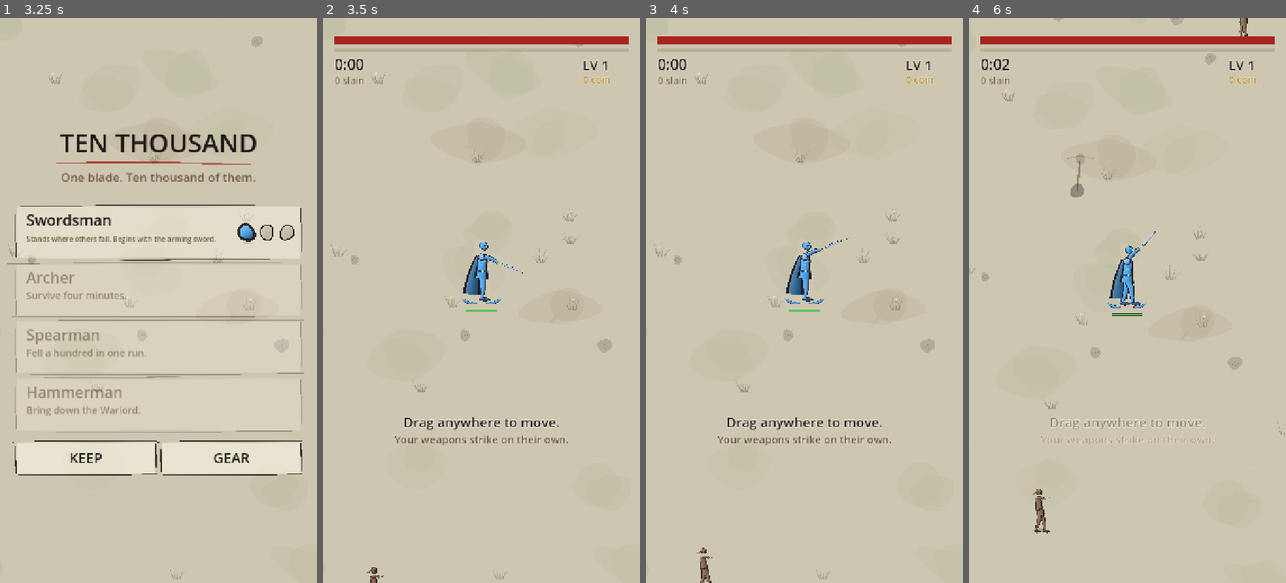
Above: before the commit, frames 1-4 (left to right).
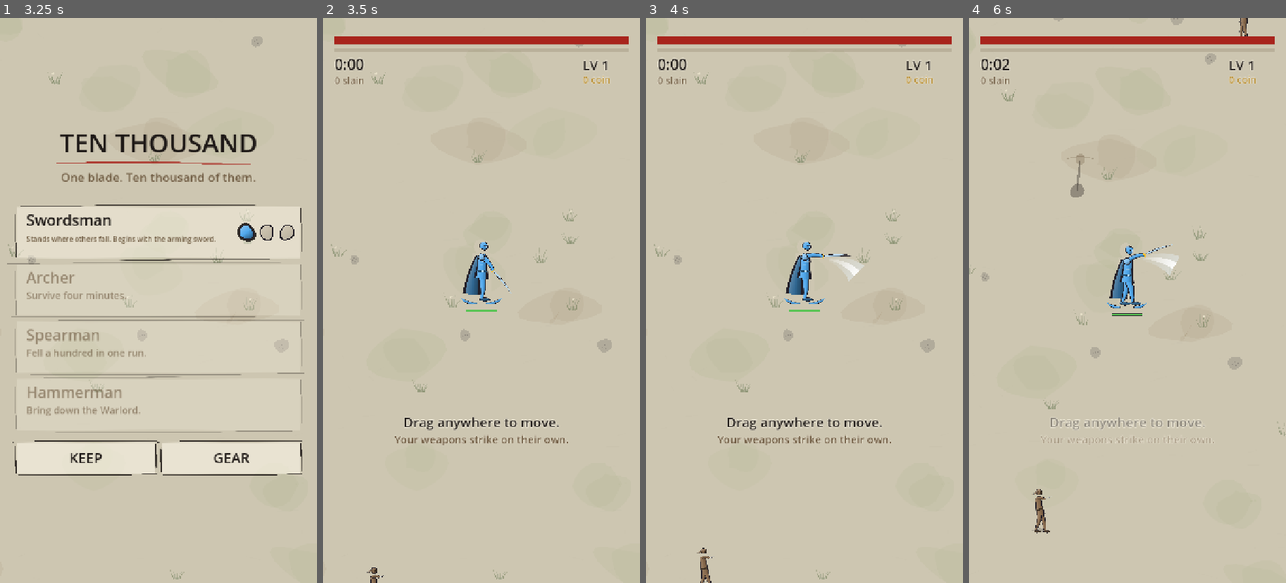
Above: after the commit, the same moments.

Repository: davidknollcsgo-collab/Kartengame
Game: Godot game, scene res://scenes/gefecht.tscn
The game is run twice, just before and just after one commit, with the same random seed, the same clock (stepped at 60 frames per second) and the same inputs.
Inputs (mouse positions are in pixels of both pictures, inside the frame that each line leads up to):
- Up to frame 1 (3.25 s): tap Enter at 0.5, 2 s; drag from (158, 300) to (190, 176) at 0.52 s; tap Space at 1.25, 2.75 s; drag from (95, 328) to (142, 413) at 1.27 s; move the mouse to (190, 176) at 2.02 s; click (190, 176) at 2.17 s; drag from (142, 413) to (63, 215) at 2.77 s
- Up to frame 2 (3.5 s): no input
- Up to frame 3 (4 s): move the mouse to (899, 385) at 3.52 s; click (899, 385) at 3.67 s
- Up to frame 4 (6 s): drag from (1032, 215) to (1079, 159) at 4.27 s; move the mouse to (1143, 300) at 5.02 s; click (1143, 300) at 5.17 s; drag from (1079, 159) to (1064, 328) at 5.77 s

Frame 1 is identical in both runs. In frame 2, 0.1% of the frame differs, in the area x 50-65%, y 41-49%; in frame 3, 0.3%, in the area x 50-69%, y 38-47%; in frame 4, 0.3%.

Commit message:
Angriffe sieht man: Schlagbilder, Geschosse mit Form, Flegel mit Kette
Schwert, Speer und Hammer trafen unsichtbar, Bolzen und Axt waren
derselbe Strich, und die Waffe in der Hand wackelte im Sinustakt.

* Vorfall.SCHLAG trägt die Richtung des Schlags (Kern liest sie nie).
* Schlagbilder in Richtung, Weite und Breite des Gefechts: Sichel des
  Schwerts (Stahl mit hellem Kern), Stoß des Speers, Bodenwelle des
  Hammers in Erde mit Splittern - nicht in Zinnober.
* Bolzen mit Schaft, Spitze und Befiederung; Axt als drehendes Blatt am
  Stiel; feindliche Bolzen bleiben Zinnober mit langem Schweif.
* Flegel: Kettenglieder, Stacheln, eine Spur hinter dem Kopf.
* Die Waffe in der Hand zieht beim Schlag einmal durch und ruht sonst.

Geprüft mit künstlich langen Schlagbildern im Schuss; Startlauf sauber.

Co-Authored-By: Claude Opus 5.5 <noreply@anthropic.com>
Claude-Session: https://claude.ai/code/session_0131VR1KmMqgfNf9f4WYuYp4

Diff:
--- a/scripts/kern/gefecht.gd
+++ b/scripts/kern/gefecht.gd
@@ -772,7 +772,12 @@
                 var teil := 0.0 if zahl <= 1 else (float(i) / float(zahl - 1) - 0.5)
                 g.richtung = Vector2.RIGHT.rotated(mitte + teil * spanne)
             s.geschosse.append(g)
-        s.vorfaelle.append([Vorfall.SCHLAG, w])
+        # Die Richtung reist mit: das Bild zeigt den Schlag dorthin, wo er
+        # gerechnet wurde. Das Gefecht selbst liest sie nie.
+        var richtung := s.blick
+        if not ziele.is_empty():
+            richtung = (ziele[0].ort - s.ort).normalized()
+        s.vorfaelle.append([Vorfall.SCHLAG, w, richtung])
         return
 
     # **Sofortwaffen zielen auf den Naechsten, nicht in die Laufrichtung.**
@@ -844,7 +849,7 @@
             continue
         _treffe(s, f, schaden, zu.normalized())
         traf = true
-    s.vorfaelle.append([Vorfall.SCHLAG, w])
+    s.vorfaelle.append([Vorfall.SCHLAG, w, mitte])
     if traf:
         s.vorfaelle.append([Vorfall.TREFFER, w])
 
--- a/scripts/spiel/zug_lauf.gd
+++ b/scripts/spiel/zug_lauf.gd
@@ -53,6 +53,17 @@
 var _jetzt := Vector2.ZERO
 
 var _funken: Array = []
+## **Schlagbilder.** Schwert, Speer und Hammer trafen unsichtbar: man hoerte
+## einen Hieb und sah ein Ziel aufblitzen, aber keinen Schlag. Jeder Schlag
+## hinterlaesst jetzt fuer einen Augenblick seine Form - die Sichel des
+## Schwerts, den Stoss des Speers, die Bodenwelle des Hammers -, in genau
+## der Richtung, Weite und Breite, in der das Gefecht ihn gerechnet hat.
+var _hiebe: Array = []
+## Wie lange ein Schlagbild steht, je Waffe (`Waffen.Art`).
+const HIEB_DAUER: PackedFloat32Array = [0.20, 0.16, 0.0, 0.0, 0.34, 0.0]
+## Wohin und wann der letzte Schlag ging - die Waffe in der Hand zeigt dorthin.
+var _schlag_richtung := Vector2.RIGHT
+var _schlag_alter := 9.0
 var _fund := -1
 var _fund_stufe := 0
 
@@ -77,6 +88,7 @@
     Burg.stand.held = held
     _stand = Gefecht.baue(Burg.stand.stufen, held, Burg.stand.getragen())
     _funken.clear()
+    _hiebe.clear()
     _fund = -1
     _gezogen = 0.0
     _kamera_ort = Vector2.ZERO
@@ -92,6 +104,10 @@
     for f in _funken:
         f.alter += delta
     _funken = _funken.filter(func(f): return f.alter < 0.55)
+    for h in _hiebe:
+        h.alter += delta
+    _hiebe = _hiebe.filter(func(h): return h.alter < h.dauer)
+    _schlag_alter += delta
 
     if lage == Lage.LAUF and _stand != null:
         var eingabe := _eingabe()
@@ -137,6 +153,15 @@
                 if _hieb_sperre <= 0.0:
                     _hieb_sperre = HIEB_SPERRE
                     Klang.spiele(Klang.Ton.HIEB, 0.9 + randf() * 0.3, 0.5)
+                var w: int = v[1]
+                var richtung: Vector2 = v[2] if v.size() > 2 else _stand.blick
+                _schlag_richtung = richtung
+                _schlag_alter = 0.0
+                if not Waffen.fliegt(w):
+                    _hiebe.append({"waffe": w, "richtung": richtung,
+                        "alter": 0.0, "dauer": HIEB_DAUER[w],
+                        "weite": Gefecht.weite_von(_stand, w),
+                        "halb": Waffen.breite(w, _stand.waffe_stufe(w)) * 0.5})
             Gefecht.Vorfall.FEIND_FAELLT:
                 if _tod_sperre <= 0.0:
                     _tod_sperre = TOD_SPERRE
@@ -281,17 +306,13 @@
         if g.ort.y > _stand.ort.y:
             _zeichne_gefaehrte(g)
 
+    _zeichne_hiebe()
     _zeichne_marke()
 
     for g in _stand.geschosse:
         if not _im_bild(g.ort, 50.0):
             continue
-        var farbe := ZINNOBER if g.feindlich else TINTE
-        # Ein Bolzen zieht einen Schweif: wohin er fliegt, muss man sehen,
-        # bevor er da ist - sonst kann man ihm nicht ausweichen.
-        var schweif := 40.0 if g.feindlich else 18.0
-        _tu.zug(g.ort - g.richtung * schweif, g.ort + g.richtung * 12.0, 5.0,
-            farbe, 0.6, 0.3, 0.0, 4)
+        _zeichne_geschoss(g)
 
     for f in _funken:
         var t: float = f.alter / 0.55
@@ -301,6 +322,120 @@
 
     _zeichne_randpfeil()
     _tu.spuele(get_canvas_item())
+
+
+## Stahl fuer alles, was der Held schwingt und wirft. Hell und kalt, aber nicht
+## sein Blau - das traegt niemand sonst.
+const STAHL := Color(0.86, 0.87, 0.85)
+const HOLZ := Color(0.47, 0.35, 0.22)
+
+## **Die Schlagbilder.** Jedes in der Richtung, Weite und Breite, mit der das
+## Gefecht gerechnet hat - zwei Rechnungen waeren zwei Wahrheiten, und dann
+## saehe man den Schwerthieb dort, wo er nicht traf.
+func _zeichne_hiebe() -> void:
+    var o := _stand.ort
+    for h in _hiebe:
+        var t: float = h.alter / h.dauer
+        var r: Vector2 = h.richtung
+        var weite: float = h.weite
+        match int(h.waffe):
+            Waffen.Art.SCHWERT:
+                # Eine Sichel, die von hinten nach vorn ueber den Kegel faehrt:
+                # vorn breit und hell, hinten duenn und ausgelaufen. Flach
+                # gelegt (y x 0,7), weil das Feld von oben gesehen ist.
+                var halb: float = h.halb
+                var lauf := 1.0 - pow(1.0 - t, 2.0)
+                var a0 := r.angle() - halb
+                var spanne := halb * 2.0 * lauf
+                var mitte := PackedVector2Array()
+                var breit := PackedFloat32Array()
+                var deck := PackedFloat32Array()
+                var n := 9
+                for k in n:
+                    var u := float(k) / float(n - 1)
+                    var w := a0 + spanne * u
+                    var rad := weite * (0.60 + 0.30 * u)
+                    mitte.append(o + Vector2(cos(w) * rad, sin(w) * rad * 0.7)
+                        + Vector2(0.0, -HELD_HOEHE * 0.40))
+                    breit.append(HELD_HOEHE * (0.03 + 0.16 * u))
+                    deck.append((0.15 + 0.85 * u) * (1.0 - t * t))
+                # **Kraeftig genug, um es zu sehen.** Der erste Anlauf lief bis
+                # zur Haelfte durchsichtig aus und war im Schuss ein Splitter.
+                _tu.band(mitte, breit, Color(STAHL.r, STAHL.g, STAHL.b, 0.9), deck)
+                var innen := PackedFloat32Array()
+                for k in n:
+                    innen.append(breit[k] * 0.35)
+                _tu.band(mitte, innen, Color(1.0, 1.0, 1.0, 0.95), deck)
+            Waffen.Art.SPEER:
+                # Ein Stoss: der Strich schiesst hinaus und laeuft hinten aus.
+                var spitze := o + Vector2(0.0, -HELD_HOEHE * 0.35) \
+                    + r * weite * (0.35 + 0.65 * minf(1.0, t * 2.2))
+                var fuss := o + Vector2(0.0, -HELD_HOEHE * 0.35) + r * HELD_HOEHE * 0.2
+                _tu.zug(fuss, spitze, HELD_HOEHE * 0.10,
+                    Color(STAHL.r, STAHL.g, STAHL.b, 0.9 * (1.0 - t * t)), 0.9, 0.0, 0.0, 6)
+                _tu.zug(spitze - r * 26.0, spitze + r * 12.0, HELD_HOEHE * 0.09,
+                    Color(1.0, 1.0, 1.0, 0.95 * (1.0 - t * t)), 0.75, 0.0, 0.0, 4)
+            Waffen.Art.HAMMER:
+                # Eine Bodenwelle: ein flacher Ring, der aufgeht und verblasst,
+                # in Erde und nicht in Zinnober - er trifft Feinde, nicht dich.
+                var rad := weite * (0.25 + 0.75 * (1.0 - pow(1.0 - t, 2.0)))
+                var mitte := PackedVector2Array()
+                var breit := PackedFloat32Array()
+                var n := 20
+                for k in n + 1:
+                    var w := TAU * float(k) / float(n)
+                    mitte.append(o + Vector2(cos(w) * rad, sin(w) * rad * 0.42))
+                    breit.append(HELD_HOEHE * 0.11 * (1.0 - t * 0.6))
+                var erde := Palette.ERDE.darkened(0.40)
+                _tu.band(mitte, breit, Color(erde.r, erde.g, erde.b, 0.85 * (1.0 - t)),
+                    PackedFloat32Array())
+                # Dazu Splitter im Ring - Erde, die aufspritzt.
+                if t < 0.5:
+                    for k in 6:
+                        var w := TAU * float(k) / 6.0 + 0.4
+                        var p := o + Vector2(cos(w) * rad, sin(w) * rad * 0.42)
+                        _tu.klecks(p + Vector2(0.0, -14.0 * (1.0 - t * 2.0)), 4.0,
+                            Color(erde.r, erde.g, erde.b, 0.8 * (1.0 - t * 2.0)), k)
+
+
+## **Ein Geschoss hat eine Form.** Bolzen und Axt waren derselbe Strich mit
+## Schweif. Jetzt: der Bolzen mit Schaft, Spitze und Befiederung, die Axt als
+## Blatt am Stiel, das sich dreht. Der feindliche Bolzen bleibt in Zinnober
+## und zieht seinen langen Schweif - ihm muss man ausweichen.
+func _zeichne_geschoss(g: Gefecht.Geschoss) -> void:
+    var r := g.richtung
+    if g.feindlich:
+        _tu.zug(g.ort - r * 40.0, g.ort + r * 4.0, 4.0,
+            Color(ZINNOBER.r, ZINNOBER.g, ZINNOBER.b, 0.5), 0.9, 0.0, 0.0, 4)
+        _bolzen(g.ort, r, ZINNOBER.darkened(0.3), ZINNOBER)
+        return
+    if g.waffe == Waffen.Art.AXT:
+        var w := g.alter * 16.0 + g.start.x * 0.01
+        var d := Vector2(cos(w), sin(w))
+        var q := d.orthogonal()
+        _tu.zug(g.ort - d * 13.0, g.ort + d * 11.0, 4.5, HOLZ, 0.5, 0.0, 0.0, 3,
+            Palette.UMRISS)
+        _tu.strang(PackedVector2Array([g.ort + d * 6.0 - q * 2.0,
+            g.ort + d * 11.0 + q * 9.0, g.ort + d * 15.0 + q * 2.0]),
+            PackedFloat32Array([5.0, 12.0, 4.0]), STAHL, 4, Palette.UMRISS)
+        # Ein blasser Wirbel um die drehende Axt.
+        _tu.zug(g.ort - q * 16.0, g.ort + q * 16.0, 2.0,
+            Color(STAHL.r, STAHL.g, STAHL.b, 0.25), 0.5, 0.0, 14.0, 5)
+        return
+    _tu.zug(g.ort - r * 26.0, g.ort - r * 6.0, 3.0,
+        Color(STAHL.r, STAHL.g, STAHL.b, 0.35), 0.9, 0.0, 0.0, 3)
+    _bolzen(g.ort, r, HOLZ, STAHL)
+
+
+func _bolzen(ort: Vector2, r: Vector2, schaft: Color, spitze: Color) -> void:
+    var q := r.orthogonal()
+    _tu.zug(ort - r * 14.0, ort + r * 8.0, 3.0, schaft, 0.5, 0.0, 0.0, 3,
+        Palette.UMRISS)
+    _tu.zug(ort + r * 6.0, ort + r * 15.0, 5.0, spitze, 0.1, 0.0, 0.0, 3,
+        Palette.UMRISS)
+    for s in [-1.0, 1.0]:
+        _tu.zug(ort - r * 10.0, ort - r * 16.0 + q * 5.0 * s, 2.6,
+            Color(0.93, 0.91, 0.85), 0.2, 0.0, 0.0, 3)
 
 
 ## **Gezeichnet wird, was im Bild steht - nicht ein Quadrat darum.** Hier
@@ -447,9 +582,17 @@
     var blick := 1.0 if s.blick.x >= 0.0 else -1.0
     var laeuft := s.lauf.length_squared() > 0.02
     var phase := _zeit * 9.0 if laeuft else 0.0
-    # Die Waffe zeigt dorthin, wo der Schlag gerechnet wurde - sie schwingt
-    # mit dem Takt der schnellsten Waffe.
-    _waffe_winkel = s.blick.angle() + sin(_zeit * 6.0) * 0.45
+    # **Die Waffe schlaegt, wenn geschlagen wird.** Vorher wackelte sie
+    # dauernd im Takt einer Sinuskurve, unabhaengig von jedem Schlag. Jetzt
+    # zieht sie beim Schlag einmal durch - von hinten nach vorn ueber die
+    # Schlagrichtung - und haengt dazwischen ruhig in Blickrichtung.
+    var ruhe := s.blick.angle() + 0.35 * blick + sin(_zeit * 2.2) * 0.06
+    if _schlag_alter < 0.22:
+        var t := _schlag_alter / 0.22
+        var ziel := _schlag_richtung.angle()
+        _waffe_winkel = ziel + lerpf(-1.1, 0.9, 1.0 - pow(1.0 - t, 3.0)) * blick
+    else:
+        _waffe_winkel = lerp_angle(_waffe_winkel, ruhe, 0.25)
     # Das Gewand kommt aus dem Spielstand und nicht aus dem Gefecht: eine
     # Skin ist Zierde und darf in `Gefecht.Stand` nichts zu suchen haben.
     var n := Burg.stand.skin(s.held)
@@ -469,14 +612,35 @@
         # als er im Bild steht.
         var weite := Gefecht.bahn_von(s, Waffen.Art.FLEGEL)
         var zahl := Waffen.zahl(Waffen.Art.FLEGEL, stufe)
+        var eisen := Color(0.60, 0.63, 0.67)
         for i in zahl:
             var w := s.flegel_winkel + TAU * float(i) / float(zahl)
             var ort := s.ort + Vector2(cos(w), sin(w)) * weite
-            _tu.zug(s.ort, ort, 3.0, Color(TINTE.r, TINTE.g, TINTE.b, 0.5),
-                0.5, 0.2, 0.0, 3)
+            # **Eine Kette ist Glieder, kein Faden.** Vier kleine Ringe auf
+            # dem Weg zum Kopf statt eines blassen Strichs.
+            for k in 4:
+                var p := s.ort.lerp(ort, (float(k) + 0.6) / 4.6)
+                _tu.klecks(p, 2.6, Color(eisen.r, eisen.g, eisen.b, 0.9), k)
+            # Die Spur: ein blasser Bogen hinter dem Kopf - er kreist, und das
+            # muss man sehen, ohne auf die Zeit zu achten.
+            var spur := PackedVector2Array()
+            var breit := PackedFloat32Array()
+            var deck := PackedFloat32Array()
+            for k in 6:
+                var u := float(k) / 5.0
+                var wk := w - 0.9 * (1.0 - u)
+                spur.append(s.ort + Vector2(cos(wk), sin(wk)) * weite)
+                breit.append(9.0 * u)
+                deck.append(0.35 * u)
+            _tu.band(spur, breit, eisen, deck)
             # Stahl, nicht der helle Glanz des Helden: als HELD_GLANZ waren
-            # die Koepfe drei helle Scheiben und lasen sich als Blasen.
-            _tu.klecks(ort, 12.0, Color(0.60, 0.63, 0.67), i, Palette.UMRISS)
+            # die Koepfe drei helle Scheiben und lasen sich als Blasen. Dazu
+            # Stacheln, sonst ist es eine Kugel.
+            for k in 5:
+                var ws := w * 2.0 + TAU * float(k) / 5.0
+                _tu.zug(ort, ort + Vector2(cos(ws), sin(ws)) * 17.0, 4.0, eisen,
+                    0.1, 0.0, 0.0, 3, Palette.UMRISS)
+            _tu.klecks(ort, 12.0, eisen, i, Palette.UMRISS)
 
 
 
